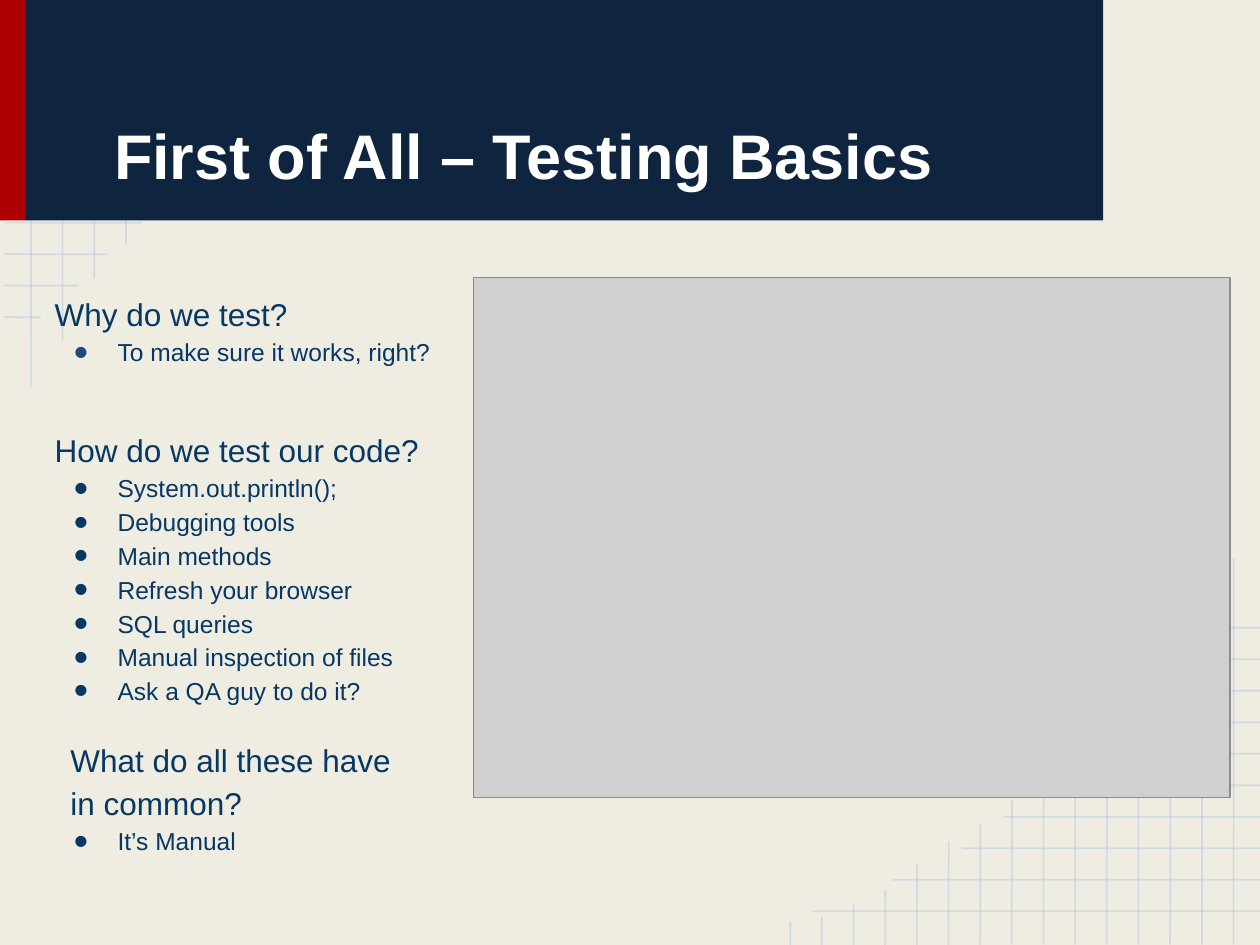
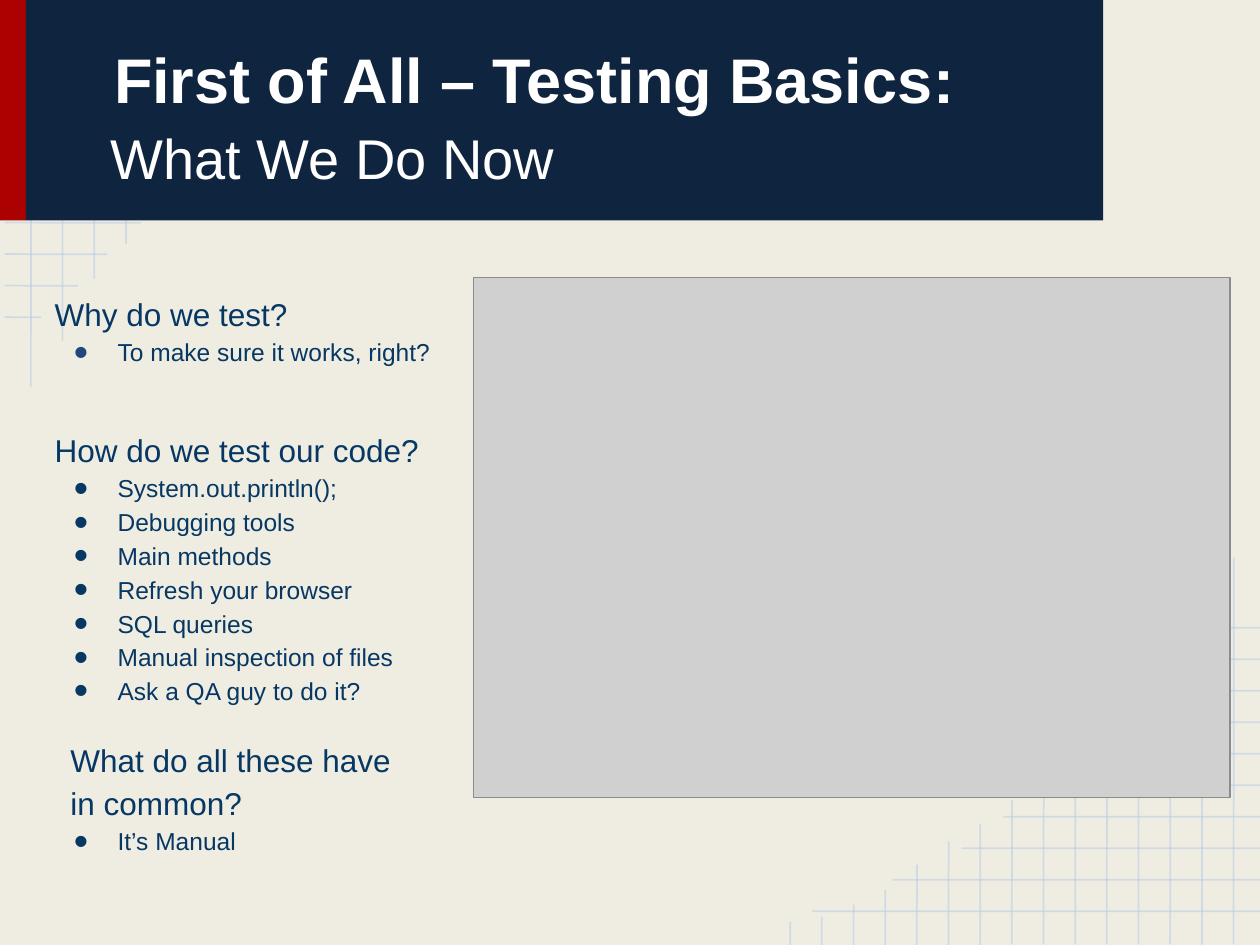
Before and after one commit to bink627/Agile-and-Beyond-TDD, a slide deck: slide 3 of Learning to Test Drive_ A Crash Course in Test Driven Development.pptx (slide 2 before the commit). Drawn at 1260x945 pixels with LibreOffice and Linux fonts; fonts in the diff are those of the drawing; grey boxes stand for pictures. Boxes give left, top, right and bottom in pixels: in the first picture for what was removed or moved away, otherwise in the second. Text is boxed around its words. In the diff, an @@ line names an element or a change of style, - is before the commit and + after.

```diff
--- a/Learning to Test Drive_ A Crash Course in Test Driven Development.pptx
+++ b/Learning to Test Drive_ A Crash Course in Test Driven Development.pptx
@@ title at (111,57,954,180): text changed @@
-First of All – Testing Basics
+First of All – Testing Basics:
+What We Do Now
```
Also in this commit, not shown: 2 other slides changed, 3 slides added, 2 other files.
